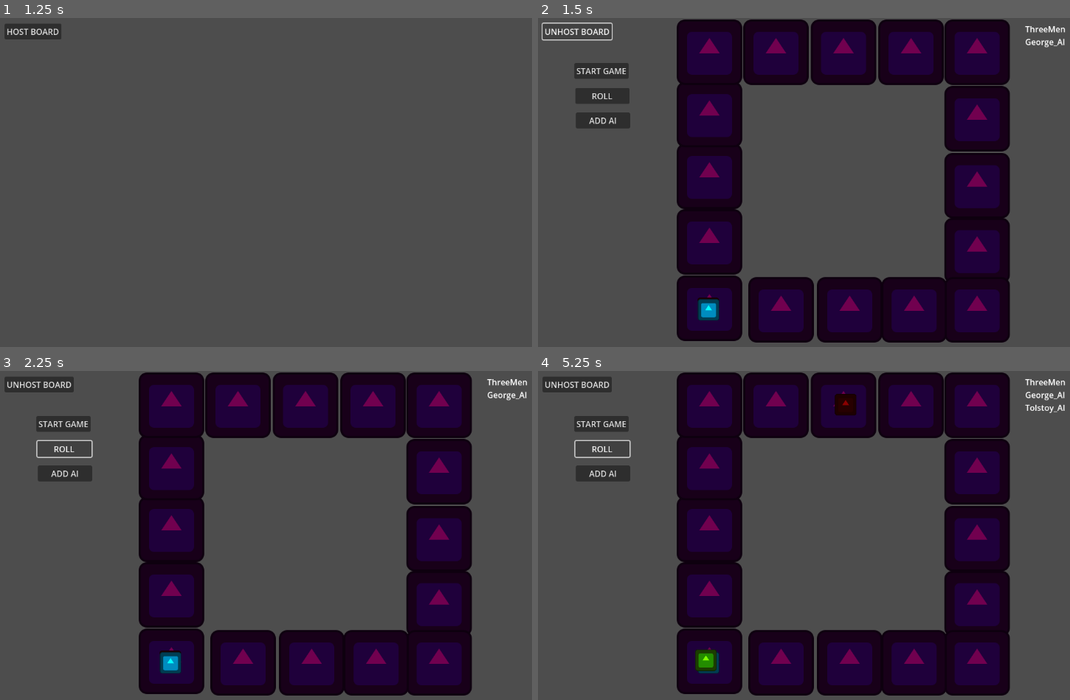
Above: before the commit, frames 1-4 (two rows, left to right).
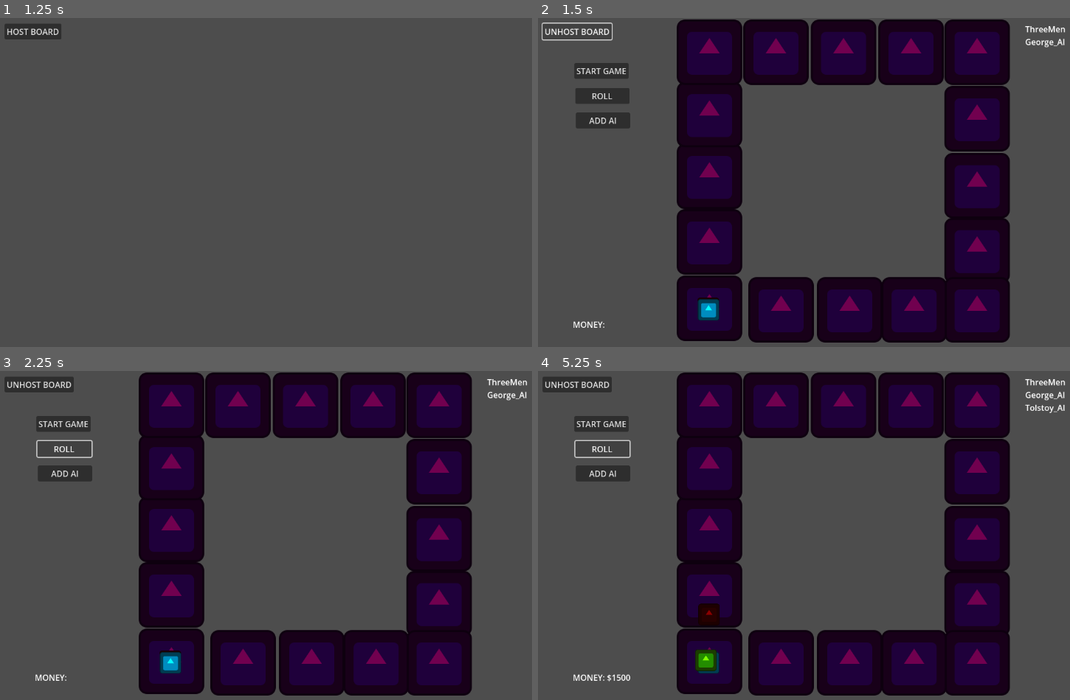
Above: after the commit, the same moments.

Repository: maclark/TheLandlordsGame
Game: Godot game, scene res://Landlord.tscn
Same seed, same stepped clock (60 frames per second), same inputs: the game is played once before the commit and once after it. The engine's default icon, where the game draws it, is replaced by a stand-in: a white triangle on a blue panel in a dark square.
Inputs:
- Up to frame 1 (1.25 s): tap Enter at 0.5 s
- Up to frame 2 (1.5 s): click "HOST BOARD" at 1.25 s
- Up to frame 3 (2.25 s): click "ROLL" at 2 s
- Up to frame 4 (5.25 s): click "ADD AI" at 2.75 s; click "START GAME" at 3.5 s; click "START GAME" at 4.25 s; click "ROLL" at 5 s

Frame 1 is identical in both runs. In frame 2, less than 0.1% of the frame differs, in the area x 6-13%, y 92-95%; in frame 3, less than 0.1%; in frame 4, 0.6%, in the area x 6-60%, y 6-95%.
Error after the commit: Invalid access to property or key 'nickname' on a base object of type 'Nil'. (res://scripts/GameBoard.gd:204)

Commit message:
- Defined modes for game simulation - Basic recognition of square types - passing Go collecting 200

Diff:
--- a/GameBoard.tscn
+++ b/GameBoard.tscn
@@ -6,6 +6,7 @@
 
 [node name="GameBoard" type="Node2D"]
 script = ExtResource("1_ixqiy")
+move_speed = 500.0
 
 [node name="Sprite2D" type="Sprite2D" parent="."]
 modulate = Color(0.443137, 0, 0.309804, 1)
@@ -123,3 +124,10 @@
 offset_right = 180.0
 offset_bottom = 216.0
 text = "ADD AI"
+
+[node name="MoneyLabel" type="Label" parent="."]
+offset_left = 68.0
+offset_top = 588.0
+offset_right = 135.0
+offset_bottom = 611.0
+text = "MONEY: "
--- a/scripts/GameBoard.gd
+++ b/scripts/GameBoard.gd
@@ -2,34 +2,67 @@
 extends Node2D
 
 @export var player_label_spacing : int = 25
-
-var id : 					int = -1
-var lord : 					Landlord = null
-var host : 					User = null
-var private_board : 		bool = false
-var squares : 				Array[Square] = []
+@export var move_speed : float = 5.0
+
+var id: 					int = -1
+var lord: 					Landlord = null
+var host: 					User = null
+var private_board: 			bool = false
+var squares: 				Array[Square] = []
 var players: 				Array[Player] = []
 var player_labels: 			Array[Label] = []
-var current_player_index : 	int = 0
-var current_player : 		Player = null
-var time_turn_started : 	float = 0.0
-var paused : 				bool = false
-var game_running : 			bool = false
+
+var mode:					Mode = Mode.Rolling
+var paused:					bool = false
+var game_started:			bool = false
+var current_player_index: 	int = 0
+var current_player: 		Player = null
+var time_turn_started: 		float = 0.0
+var time_of_last_bid: 		float = 0.0
+
+var single_taxing:			bool = false
+var current_laps:			int = 0
+var square_going_to:		Square = null
+var square_came_from:		Square = null
+var current_player_money:	Label = null
+
 
 # adjustable game settings
-var start_money : int = Landlord.START_MONEY
-var labor_on_mother_earth : int = Landlord.LABOR_ON_MOTHER_EARTH
+var start_money: 			int = 1
+var labor_on_mother_earth: 	int = 1
+var time_per_turn: 			float = 1.0
+var time_per_bid: 			float = 1.0
+
+enum Mode {
+	Moving,
+	Rolling,
+	Bidding,
+	PayingDebts,
+	ReadingCard,
+	JailingPlayer,
+}
+
+func reset_settings() -> void:
+	start_money 			= Landlord.START_MONEY
+	labor_on_mother_earth 	= Landlord.LABOR_ON_MOTHER_EARTH
+	time_per_turn 			= Landlord.TIME_PER_TURN
+	time_per_bid 			= Landlord.TIME_PER_BID
 
 func init_board(new_id : int, new_lord : Landlord, new_host : User) -> void:
+	reset_settings()
+
 	id = new_id
 	lord = new_lord
 	host = new_host
-	var start_button : Button = $StartButton
+	var start_button: Button = $StartButton
 	start_button.pressed.connect(start_game)
-	var roll_button : Button = $Roll
+	var roll_button: Button = $Roll
 	roll_button.pressed.connect(roll_dice)
-	var add_ai_button : Button = $AddAI
+	var add_ai_button: Button = $AddAI
 	add_ai_button.pressed.connect(add_ai)
+
+	current_player_money = $MoneyLabel
+	assert(current_player_money)
 
 	var square_index = 0
 	for c in get_children():
@@ -40,14 +73,8 @@
 			squares.append(c as Square)
 	# TODO could probably load the last settings this user used
 
-func _process(_delta: float) -> void:
-	if not paused and game_running:
-		if Time.get_ticks_msec() - time_turn_started > Landlord.TIME_PER_TURN:
-			end_turn()
-
-
 func start_game() -> void:
-	game_running = true
+	game_started = true
 	paused = false
 	if players.size() == 0:
 		print("can't play with no players!")
@@ -55,8 +82,42 @@
 	for p in players:
 		p.money = start_money
 	#players.shuffle() only uncomment if we're willing to redraw ai
-	current_player = players[0]
-	print("GO! first player is %s" % current_player.nickname)
+	print("Go forth and labor upon Mother Earth!")
+	current_player_index = -1
+	next_turn()
+
+func _process(delta: float) -> void:
+	if game_started:
+		if not paused:
+			simulate_game(delta)
+
+func simulate_game(delta: float) -> void:
+	match mode:
+		Mode.Moving:
+			var step = delta * move_speed
+			var next_square_index = current_player.square.num + 1
+			if next_square_index == squares.size():
+				next_square_index = 0
+			var to_destination = squares[next_square_index].position - current_player.token.position
+			current_player.token.position += to_destination.normalized() * step
+			if step > to_destination.length():
+				if next_square_index == 0: # we've reached Go!
+					current_laps += 1
+				current_player.square = squares[next_square_index]
+				if current_player.square == square_going_to:
+					process_square(current_player, square_came_from, square_going_to)
+					current_laps = 0
+		Mode.Rolling:
+			if Time.get_ticks_msec() - time_turn_started > time_per_turn:
+				end_turn()
+		Mode.PayingDebts:
+			if Time.get_ticks_msec() - time_turn_started > time_per_turn:
+				end_turn()
+		Mode.Bidding:
+			# TODO this depends
+			if Time.get_ticks_msec() - time_of_last_bid > time_per_bid:
+				end_turn()
+
 
 func add_ai() -> void:
 	add_player(players[0].user, true)
@@ -73,8 +134,8 @@
 	if is_ai:
 		nickname += "_AI"
 
-	if game_running:
-		print("we don't handle adding players during game right now")
+	if game_started:
+		push_warning("we don't handle adding players during game right now")
 		return
 	if players.size() >= lord.MAX_PLAYERS:
 		print("no more players geez louweez, already got %s" % players.size())
@@ -118,18 +179,23 @@
 		print("couldn't find player with name %s " % name)
 
 func next_turn() -> void:
-	# update ui
+	# TODO update ui
+	mode = Mode.Rolling
 	current_player_index = (current_player_index + 1) % players.size()
 	current_player = players[current_player_index]
+	update_current_money()
 	print("now it's %s's turn!" % current_player.nickname)
 	time_turn_started = Time.get_ticks_msec() # TODO browser: get global time?
+
+func update_current_money() -> void:
+	current_player_money.text = "MONEY: $%s" % str(current_player.money)
 
 func end_turn() -> void:
 	# TODO close dialog windows or whatever
 	next_turn()
 
 func roll_dice() -> void:
-	if game_running:
+	if not paused && mode == Mode.Rolling:
 		process_roll(current_player, randi_range(1, 6), randi_range(1, 6))
 	else:
 		print("no rolling dice, game hasn't started!")
@@ -150,10 +216,10 @@
 		p.money += labor_on_mother_earth
 		square_index -= squares.size()
 
-	var came_from = p.square
-	var landed_on = squares[square_index]
-	place_player_token(p, landed_on)
-	process_square(p, came_from, landed_on)
+	square_going_to = squares[square_index]
+	square_came_from = p.square
+	mode = Mode.Moving
+
 
 func place_player_token(p : Player, square : Square) -> void:
 	var temp_square_width = 10.0 # only the corners are squares, actually
@@ -163,7 +229,92 @@
 	)
 	p.token.position = square.position + offset
 
+func pass_go() -> void:
+	print("%s labored on Mother Earth, gained $%d" % [current_player.nickname, labor_on_mother_earth])
+	current_player.money += labor_on_mother_earth
+	update_current_money()
+
+func charge_rent(rent : int) -> void:
+	print("pay rent!: $%d" % rent)
+	if current_player.money >= rent:
+		current_player.money -= rent
+		update_current_money()
+	else:
+		mode = Mode.PayingDebts
+
+func start_auction(for_sale : Square) -> void:
+	print("start bidding for %s" % for_sale.title)
+	mode = Mode.Bidding
+
 func process_square(p : Player, _came_from : Square, landed_on : Square) -> void:
 	p.square = landed_on
-	print("%s is now on square_%d" % [p.nickname, landed_on.num])
+	print("%s is now on square_%d: %s" % [p.nickname, landed_on.num, landed_on.title])
+
+	# track this, in case they don't pass Go
+	var retreated = false
+
+	match landed_on.type:
+		Square.Type.Go:
+			# do nothing, should get the money if you looped
+			pass
+		Square.Type.Property:
+			print("property")
+			if landed_on.holder == null:
+				# start auction!
+				start_auction(landed_on)
+			elif landed_on.holder == current_player:
+				print("nothing happens, since %s owns %s" % [current_player.nickname, landed_on.title])
+			else:
+				var rent_due = landed_on.base_rent + landed_on.houses * landed_on.house_rent
+				charge_rent(rent_due)
+
+		Square.Type.Utility:
+			print("Utility")
+			if landed_on.holder == null:
+				# start auction!
+				start_auction(landed_on)
+			elif landed_on.holder == current_player:
+				print("nothing happens, since %s owns %s" % [current_player.nickname, landed_on.title])
+			else:
+				var rent_due = landed_on.base_rent
+				push_warning("calculate Utility rent")
+				charge_rent(rent_due)
+
+		Square.Type.Railroad:
+			print("Railroad")
+			if landed_on.holder == null:
+				# start auction!
+				start_auction(landed_on)
+			elif landed_on.holder == current_player:
+				print("nothing happens, since %s owns %s" % [current_player.nickname, landed_on.title])
+			else:
+				var rent_due = landed_on.base_rent
+				push_warning("calculate Railroad rent")
+				charge_rent(rent_due)
+
+		Square.Type.Chance:
+			print("chance")
+			mode = Mode.ReadingCard
+		Square.Type.CommunityChest:
+			print("community chest")
+			mode = Mode.ReadingCard
+		Square.Type.Luxuries:
+			print("luxuries")
+			mode = Mode.ReadingCard
+		Square.Type.Jail:
+			print("Jail")
+		Square.Type.BluebloodsEstate:
+			print("BluebloodsEstate")
+			mode = Mode.JailingPlayer
+		Square.Type.CollegeOrFreeLand:
+			print("CollegeOrFreeLand")
+
+		Square.Type.Undefined:
+			push_warning("undefined square!")
+
+	print(current_laps)
+	for i in current_laps:
+		if not retreated:
+			pass_go()
+
 	end_turn()
--- a/scripts/Landlord.gd
+++ b/scripts/Landlord.gd
@@ -13,10 +13,11 @@
 var board_count : int = 0
 
 # default settings
-const MAX_PLAYERS = 99
-const LABOR_ON_MOTHER_EARTH = 200
-const TIME_PER_TURN = 60.0 * 1000 # convert to ms
-const START_MONEY = 1500
+const MAX_PLAYERS 				= 99
+const LABOR_ON_MOTHER_EARTH 	= 200
+const TIME_PER_TURN 			= 60.0 * 1000 # convert to ms
+const TIME_PER_BID 				= 10.0 * 1000 # convert to ms
+const START_MONEY 				= 1500
 const PLAYER_COLORS = [Color.DARK_RED, Color.AQUA, Color.CHARTREUSE, Color.YELLOW]
 
 func _ready() -> void:
--- a/scripts/Square.gd
+++ b/scripts/Square.gd
@@ -2,13 +2,28 @@
 extends Node2D
 
 # going to have to figure out how to track the interior spots
+
 var num = -1
 @export var type : Type = Type.Undefined
+@export var title : String = "boardwalk"
+@export var base_price : int = 100
+@export var base_rent : int = 10
+@export var house_rent : int = 5
+
+var holder : Player = null
+var houses : int = 0 # yes, corners won't have houses
+var publicly_owned : bool = false
 
 enum Type {
 	Undefined,
+	Go,
 	Property,
 	Utility,
+	Railroad,
 	Chance,
-	Corner
+	CommunityChest, # TODO what were they called?
+	Luxuries,
+	Jail,
+	BluebloodsEstate,
+	CollegeOrFreeLand, # free parking
 }
